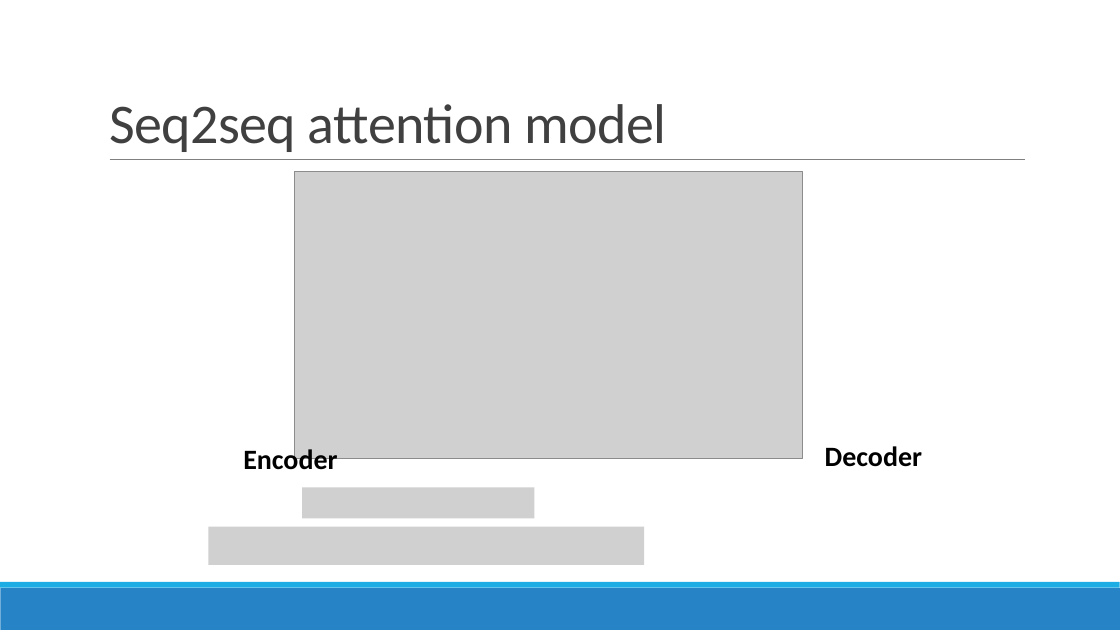
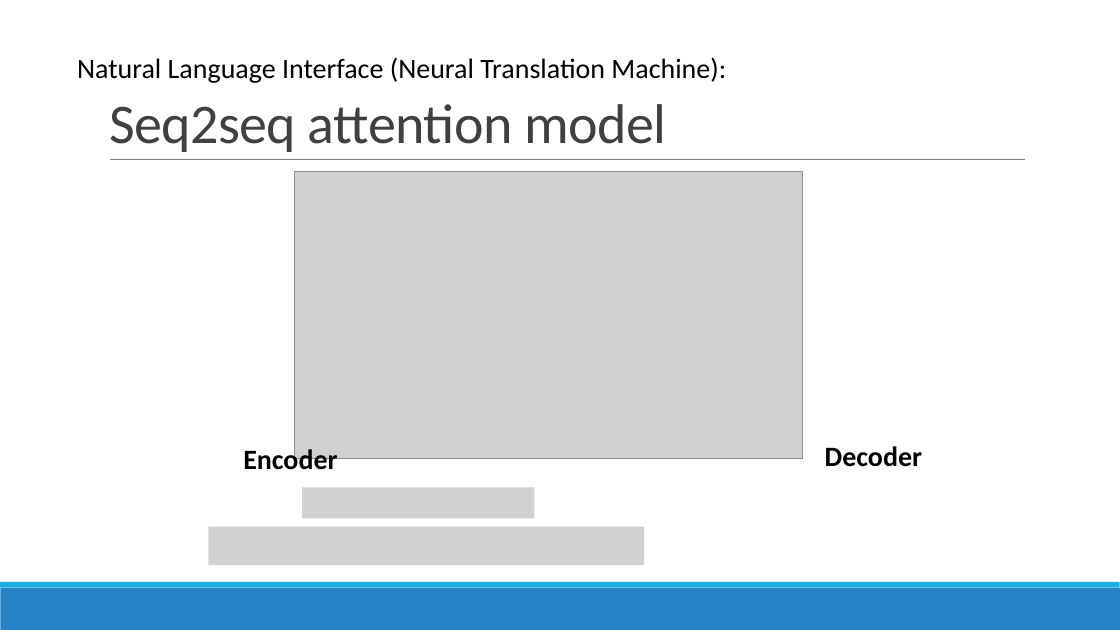
Before and after one commit to richardxiong/dnnQuery, a slide deck: slide 8 of dnnQuery2.pptx (slide 5 before the commit). Drawn at 1120x630 pixels with LibreOffice and Linux fonts; fonts in the diff are those of the drawing; grey boxes stand for pictures. Boxes give left, top, right and bottom in pixels: in the first picture for what was removed or moved away, otherwise in the second. Text is boxed around its words. In the diff, an @@ line names an element or a change of style, - is before the commit and + after.

```diff
--- a/dnnQuery2.pptx
+++ b/dnnQuery2.pptx
@@ text added at (x1=77, y1=57, x2=726, y2=83), 24 pt, text #000000 @@
+Natural Language Interface (Neural Translation Machine):
```
Also in this commit, not shown: 2 other slides changed, 8 slides added, 4 slides removed, 1 other file.
